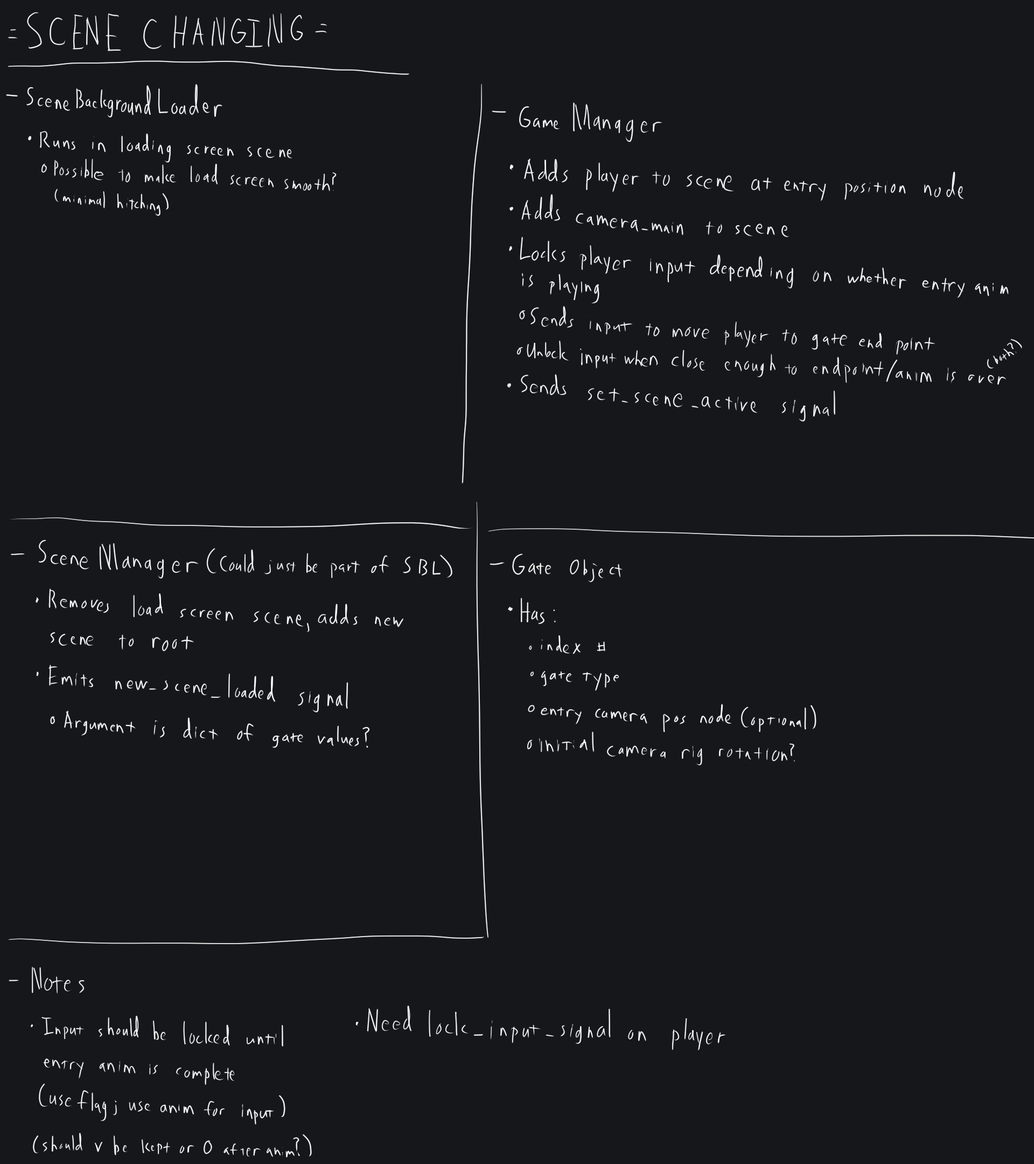
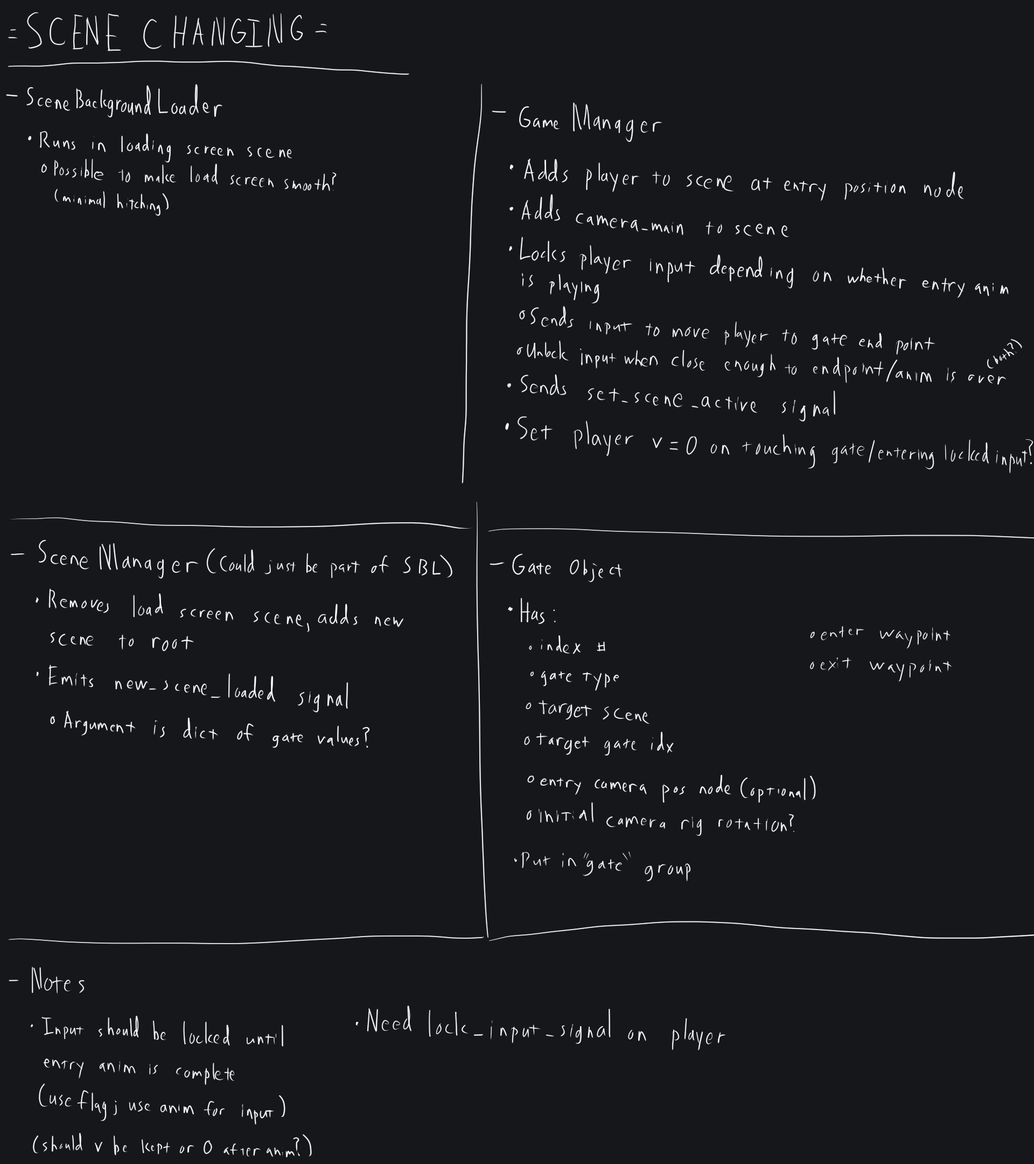
Layer changes from the first 1034x1164 image to the second:
painted on "Paint Layer 1" over [489, 415, 1034, 942]
